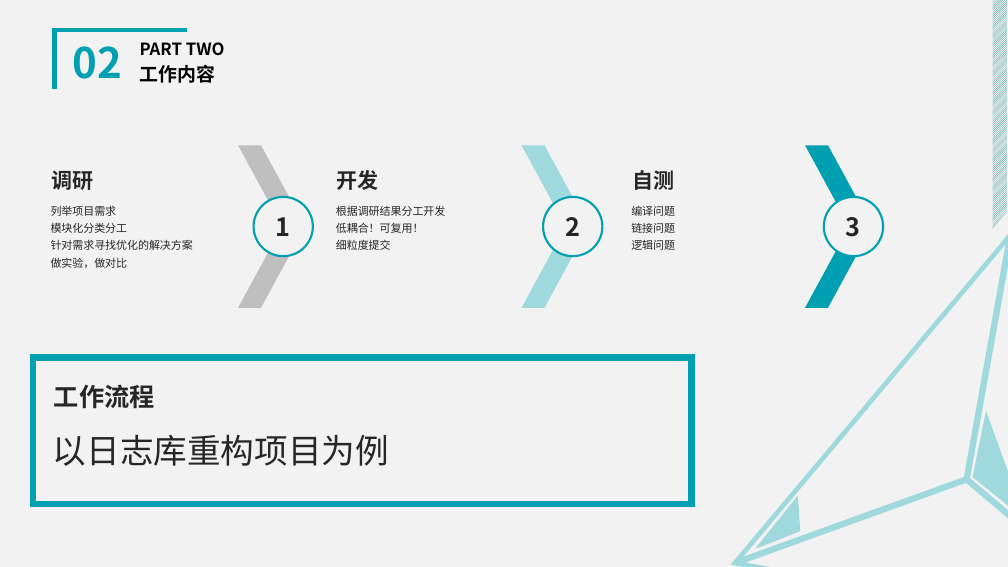
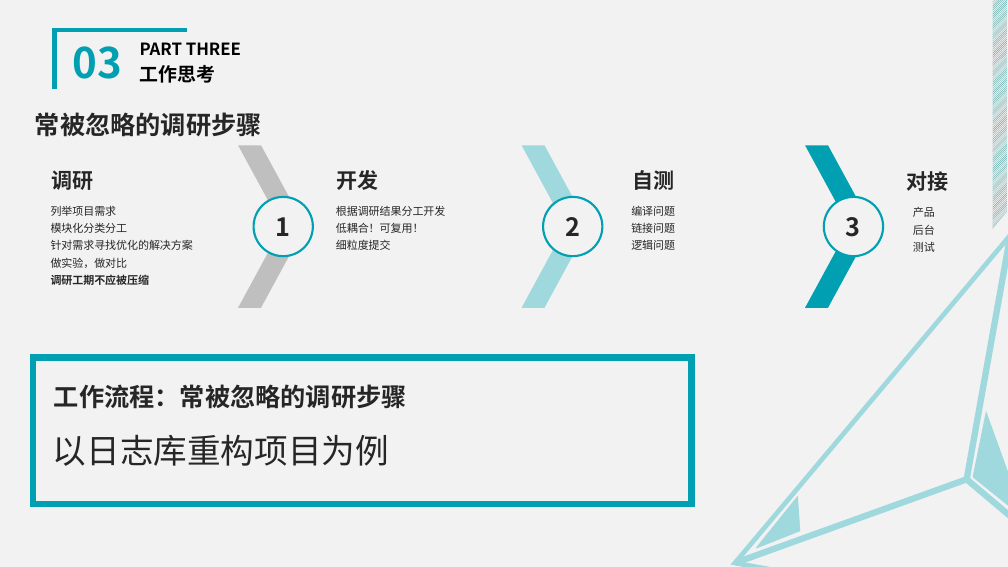
Before and after one commit to Siyuexi/InternNote, a slide deck: slide 9 of Tencent/Gestaltxu实习生答辩.pptx. Drawn at 1008x567 pixels with LibreOffice and Linux fonts; fonts in the diff are those of the drawing. Boxes give left, top, right and bottom in pixels: in the first picture for what was removed or moved away, otherwise in the second. Text is boxed around its words. In the diff, an @@ line names an element or a change of style, - is before the commit and + after.

```diff
--- a/Tencent/Gestaltxu实习生答辩.pptx
+++ b/Tencent/Gestaltxu实习生答辩.pptx
@@ text at box(72, 46, 122, 79): text changed @@
-02
+03
@@ text at box(140, 42, 241, 55): text changed @@
-PART TWO
+PART THREE
@@ text at box(140, 65, 216, 83): text changed @@
-工作内容
+工作思考
@@ text added at box(35, 112, 262, 137), 24 pt, text #262626, bold @@
+常被忽略的调研步骤
@@ text added at box(906, 171, 948, 191), 20 pt, text #262626, bold @@
+对接
@@ text added at box(913, 207, 935, 252), 10.5 pt, text #262626 @@
+产品
+后台
+测试
@@ text at box(51, 274, 150, 285): paragraph added @@
+调研工期不应被压缩
@@ text at box(54, 384, 407, 409): text changed @@
-工作流程
+工作流程：常被忽略的调研步骤
```
Also in this commit, not shown: 6 other slides changed, 6 slides added, 12 slides removed, 1 other file.
